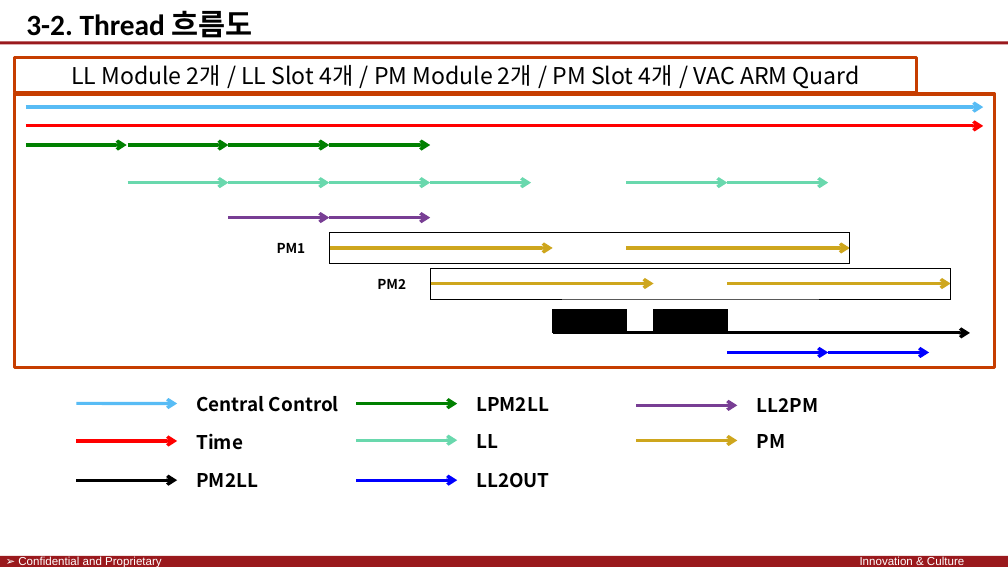
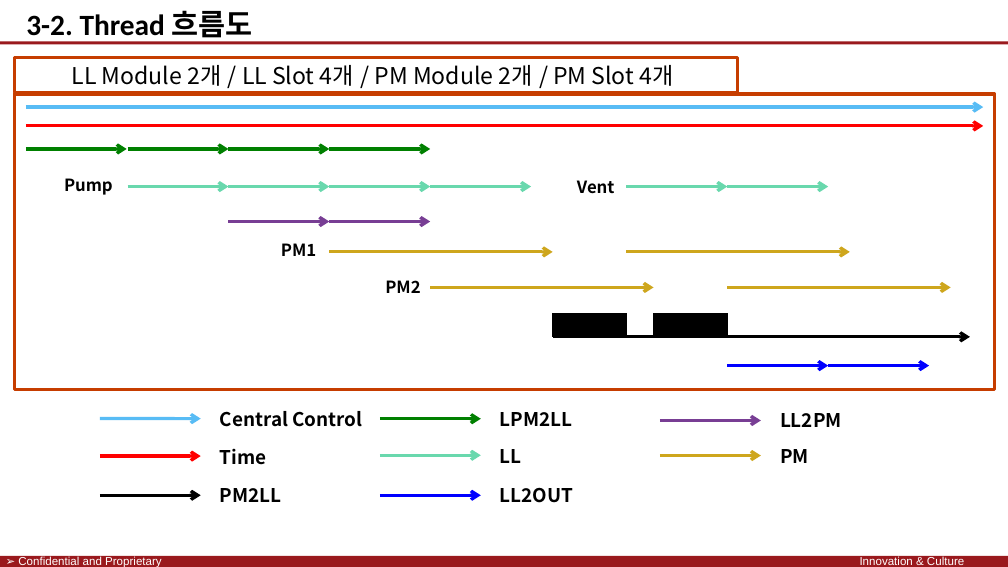
Before and after one commit to SaintSeong/JusungProject, a slide deck: slide 8 of A조 발표.pptx (slide 9 before the commit). Drawn at 1008x567 pixels with LibreOffice and Linux fonts; fonts in the diff are those of the drawing; background and template pictures are left out. Boxes give left, top, right and bottom in pixels: in the first picture for what was removed or moved away, otherwise in the second. Text is boxed around its words. In the diff, an @@ line names an element or a change of style, - is before the commit and + after.

```diff
--- a/A조 발표.pptx
+++ b/A조 발표.pptx
@@ rectangle "LL Module 2개 / LL ..." resized from (x1=14, y1=57, x2=917, y2=92) to (x1=14, y1=57, x2=737, y2=92) @@
@@ text in rectangle at (x1=72, y1=65, x2=673, y2=86): text changed @@
-LL Module 2개 / LL Slot 4개 / PM Module 2개 / PM Slot 4개 / VAC ARM Quard
+LL Module 2개 / LL Slot 4개 / PM Module 2개 / PM Slot 4개
@@ rectangle resized from (x1=14, y1=94, x2=995, y2=368) to (x1=14, y1=94, x2=995, y2=389) @@
@@ text added at (x1=64, y1=178, x2=113, y2=195), 16 pt, text #000000, bold @@
+Pump
@@ text added at (x1=577, y1=180, x2=615, y2=194), 16 pt, text #000000, bold @@
+Vent
@@ text "PM1" at (x1=281, y1=243, x2=316, y2=256): size 13 to 16 pt @@
@@ rectangle removed at (x1=330, y1=232, x2=850, y2=263) @@
@@ rectangle removed at (x1=430, y1=268, x2=951, y2=299) @@
@@ text "PM2" at (x1=385, y1=280, x2=420, y2=293): size 13 to 16 pt @@
@@ text "PM2" moved from (x1=377, y1=279, x2=406, y2=289) to (x1=385, y1=280, x2=420, y2=293) @@
@@ 17 arrows, 2 rectangles moved together from (x1=26, y1=145, x2=970, y2=333) to (x1=26, y1=149, x2=970, y2=337) @@
@@ arrow moved from (727, 352) - (829, 352) to (727, 366) - (829, 366) @@
@@ arrow moved from (829, 352) - (929, 352) to (829, 366) - (929, 366) @@
@@ 8 texts, 8 arrows moved together from (x1=76, y1=396, x2=818, y2=488) to (x1=100, y1=411, x2=842, y2=503) @@
```
Also in this commit, not shown: 11 other slides changed, 2 slides added, 2 slides removed, 1 other file.
